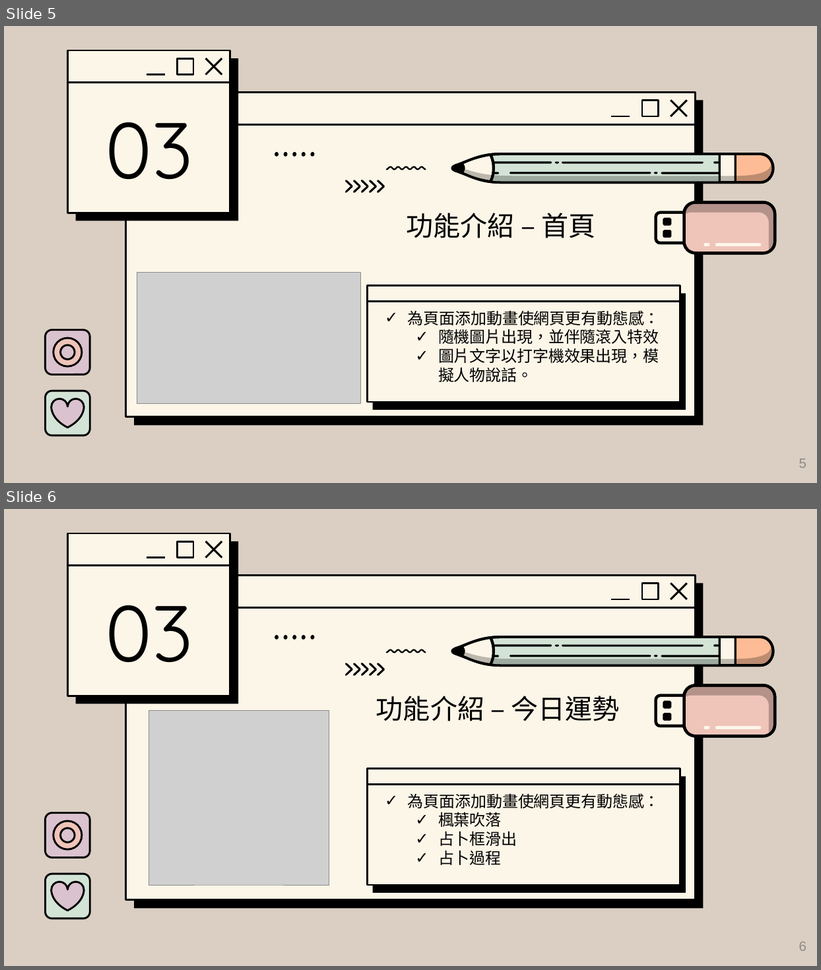
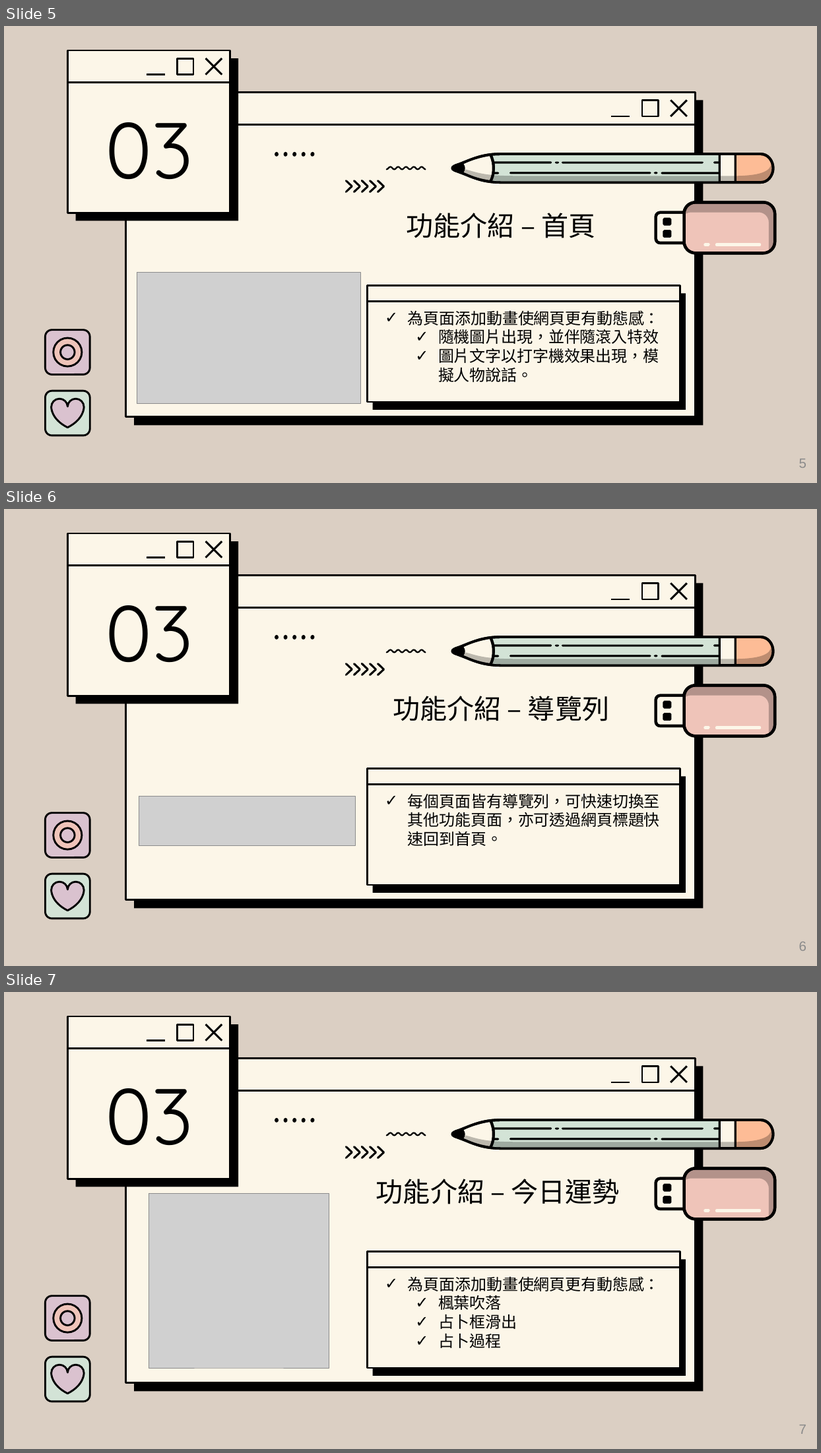
Before and after one commit to tim93009/iSpan_Midterm-Project, a slide deck: 簡報檔/midterm project_chang.pptx. Shown one above the other, each under a label of ours: slides 5 and 6 before the commit, slides 5, 6 and 7 after it. The pictures are 821x970 and 821x1453 pixels, drawn with LibreOffice and Linux fonts; fonts in the diff are those of the drawing; grey boxes stand for pictures; background and template pictures are left out. Boxes give left, top, right and bottom in pixels: in the first picture for what was removed or moved away, otherwise in the second. Text is boxed around its words. In the diff, an @@ line names an element or a change of style, - is before the commit and + after.

```diff
--- a/簡報檔/midterm project_chang.pptx
+++ b/簡報檔/midterm project_chang.pptx
@@ slide 6 added at [4,509,817,966], background #DBCFC3; not listed: 7 template elements that a slide beside it also shows @@
@@ group added at [67,533,239,704]: 4 lines, 2 rounded rectangles, 1 rectangle @@
@@ title added at [105,605,193,663], 93.3 pt, text #000000 @@
+03
@@ freeform shape added at [275,635,316,641], fill #000000 @@
@@ group added at [451,636,776,667]: 12 freeform shapes @@
@@ freeform shape added at [345,662,385,677], fill #000000 @@
@@ freeform shape added at [386,649,426,654], fill #000000 @@
@@ title added at [393,696,609,722], 32 pt, text #000000 @@
+功能介紹 – 導覽列
@@ group added at [655,684,777,738]: 6 freeform shapes @@
@@ rounded rectangle added at [368,769,680,885], fill #FCF6E8, outline #000000 2.25 pt @@
@@ line added from (368, 784) to (680, 784), #000000 2.25 pt @@
@@ rounded rectangle added at [373,777,686,893], fill #000000 @@
@@ picture added at [139,797,355,846] @@
@@ subtitle added at [408,793,660,846], 18.7 pt, text #000000 @@
+✓ 每個頁面皆有導覽列，可快速切換至其他功能頁面，亦可透過網頁標題快速回到首頁。
@@ rounded rectangle added at [46,813,90,858], fill #DAC2CF, outline #000000 2.25 pt @@
@@ donut added at [54,821,82,850], fill #EFC4B9, outline #000000 2.25 pt @@
@@ rounded rectangle added at [46,875,90,919], fill #D3E3D6, outline #000000 2.25 pt @@
@@ freeform shape added at [51,883,85,911], fill #DAC2CF, outline #000000 2.25 pt @@
@@ page number added at [799,942,807,951], 16 pt, text #8C8C8C @@
+6
@@ what was slide 6 is now slide 7 @@
@@ page number at [799,1425,807,1434]: text changed @@
-6
+7
```
Also in this commit, not shown: 1 slide changed, 1 other slide added, 1 other file.
